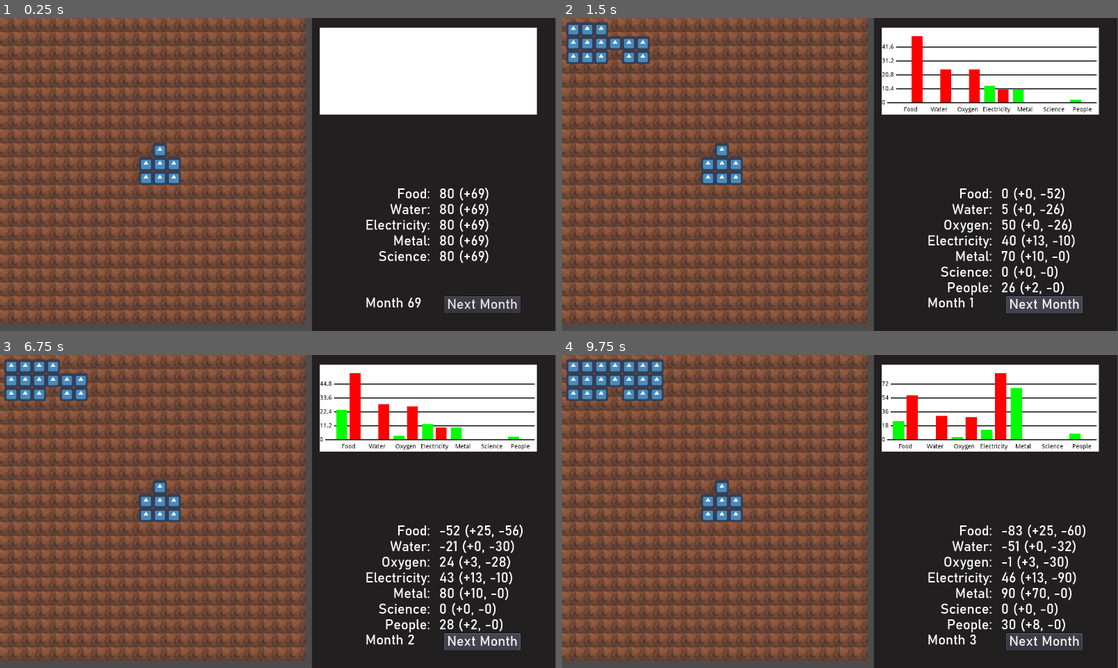
Above: before the commit, frames 1-4 (two rows, left to right).
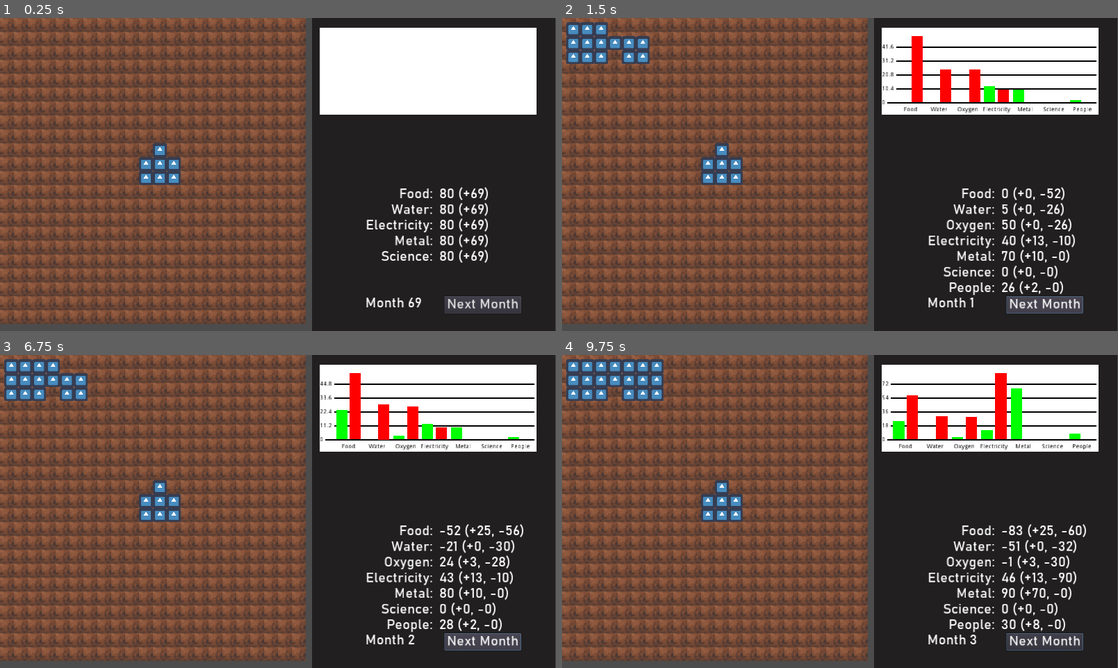
Above: after the commit, the same moments.

Repository: sirknightj/CEV-1
Game: Godot game, scene res://scenes/MainGameScene.tscn
Same seed, same stepped clock (60 frames per second), same inputs: the game is played once before the commit and once after it. The engine's default icon, where the game draws it, is replaced by a stand-in: a white triangle on a blue panel in a dark square.
Inputs (mouse positions are in pixels of both pictures, inside the frame that each line leads up to):
- Up to frame 1 (0.25 s): no input
- Up to frame 2 (1.5 s): click "Next Month" at 0.5 s; click "Next Month" at 1.25 s
- Up to frame 3 (6.75 s): click (355, 414) at 2 s; click (361, 414) at 2.75 s; click (355, 433) at 3.5 s; click (355, 414) at 4.25 s; click (361, 414) at 5 s; click (355, 433) at 5.75 s; click "Next Month" at 6.5 s
- Up to frame 4 (9.75 s): click (917, 414) at 7.25 s; click (923, 414) at 8 s; click (917, 433) at 8.75 s; tap Enter at 9.5 s; drag from (723, 486) to (573, 367) at 9.52 s

The runs differ from the first frame. In frame 1, 1.8% of the frame differs, in the area x 25-97%, y 3-95%; in frame 2, 3.4%; in frame 3, 3.6%, in the area x 1-97%, y 1-95%; in frame 4, 3.6%.

Commit message:
Fix metal2 and food2 buildings

Diff:
--- a/source/assets/data/buildings.json
+++ b/source/assets/data/buildings.json
@@ -1 +1 @@
-[{"name": "City center", "id": "center", "shape": [[false, t …(2063 unchanged characters)… ponics farm", "id": "food2", "shape": [[true, true, true, true], [true, true, true, true], [false, true, false, false]], "food_cost": 40, "water_cost": 0, " …(4465 unchanged characters)…
+[{"name": "City center", "id": "center", "shape": [[false, t …(2063 unchanged characters)… ponics farm", "id": "food2", "shape": [[false, true, false, false], [true, true, true, true], [true, true, true, true]], "food_cost": 40, "water_cost": 0, " …(4465 unchanged characters)…
--- a/source/project.godot
+++ b/source/project.godot
@@ -62,7 +62,9 @@
 
 window/size/width=1280
 window/size/height=720
-window/size/resizable=false
+window/dpi/allow_hidpi=true
+window/stretch/mode="2d"
+window/stretch/aspect="keep"
 
 [input]
 
Binary file changed: source/assets/images/metal2.png
